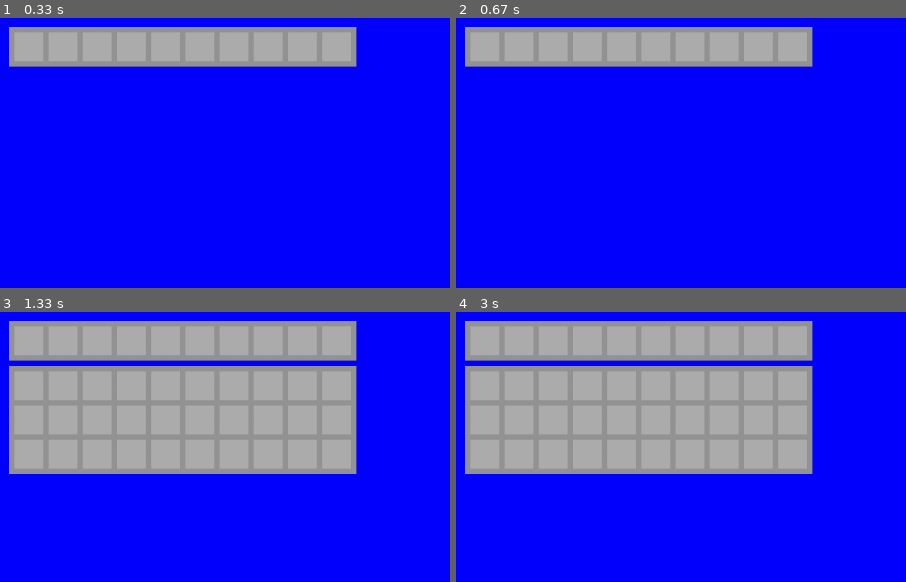
Above: before the commit, frames 1-4 (two rows, left to right).
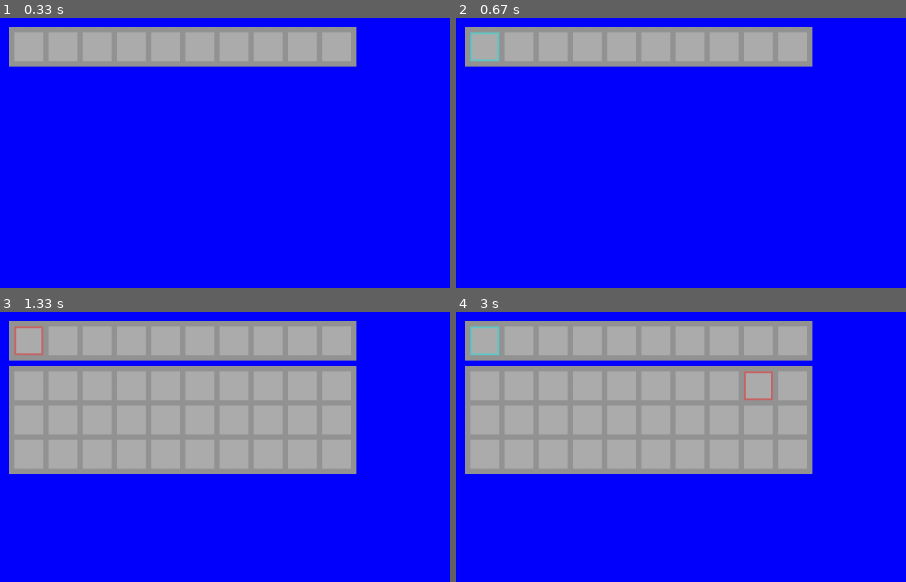
Above: after the commit, the same moments.

Repository: diduk001/terraria-clone-pygame
Game: pygame game, started from Main.py
The game is run twice, just before and just after one commit, with the same random seed, the same clock (stepped at 60 frames per second) and the same inputs.
Inputs (mouse positions are % of the whole screen's width and height, from its top left):
- Up to frame 1 (0.33 s): no input
- Up to frame 2 (0.67 s): click (3, 5) at 0.38 s
- Up to frame 3 (1.33 s): hold Tab 0.67-1.13 s; hold D 0.67-1.13 s; click (3, 5) at 1.22 s
- Up to frame 4 (3 s): click (7, 5) at 1.55 s; tap Space at 1.83 s; hold D 2.17-2.63 s; click (34, 14) at 2.72 s
The pictures show only the part of the screen within x 0-50%, y 0-50%; the shares and areas given below are measured in that part.

Frame 1 is identical in both runs. In frame 2, 0.2% of the frame differs, in the area x 3-10%, y 5-16%; in frame 3, 0.2%; in frame 4, 0.4%, in the area x 3-71%, y 5-33%.

Commit message:
Inventory update (click reaction)

Diff:
--- a/Inventory.py
+++ b/Inventory.py
@@ -4,30 +4,49 @@
 class Inventory:
     def __init__(self, qapheight, bpheight, width, x, y):
 
-        # Высота и ширина панели быстрого доступа (qap - quick access panel) и рюкзака (bp - backpack) в ячейках
+        # Координаты левого верхнего угла инвенторя
+
+        self.x = x
+        self.y = y
+
+        # Высто панели быстрого доступа (qap - quick access panel) и рюкзака (bp - backpack) в ячейках
+        # Ширина инвентаря в ячейках
+        # Список координат каждой из ячеек
 
         self.qapheight = qapheight
         self.bpheight = bpheight
         self.width = width
+        self.coordinates = [[(200, 200) for i in range(width)] for i in range(qapheight + bpheight)]
 
         # Размер ячеек и рамок между ними в пикселях
 
         self.cell_size = 32
         self.frame_size = 6
 
-        # Координаты левого верхнего угла инвенторя
+        # Вычисление координат каждой ячейки (сначала пбд, потом рюкзака)
 
-        self.x = x
-        self.y = y
+        for i in range(self.qapheight):
+            for j in range(self.width):
+                self.coordinates[i][j] = (self.x + j * (self.cell_size + self.frame_size) + self.frame_size,
+                                          self.y + i * (self.cell_size + self.frame_size) + self.frame_size)
+
+        for i in range(self.qapheight, self.bpheight + self.qapheight):
+            for j in range(self.width):
+                self.coordinates[i][j] = (self.x + j * (self. cell_size + self.frame_size) + self.frame_size,
+                                          self.y + i * (self.cell_size + self.frame_size) + 3 * self.frame_size)
 
         # Открыт ли инвентарь
+        # Содержимое инвенторя по ячейкам
 
         self.is_open = bool()
+        self.content = [[(-1, 0) for i in range(width)] for i in range(qapheight + bpheight)]
 
-        self.qapcontent = [[(-1, 0) for i in range(width)] for i in range(qapheight)]
-        self.bpcontent = [[(-1, 0) for i in range(width)] for i in range(bpheight)]
+        # Список ячеек, содержимое которых надо поменять местами
+        # Выбранная ячейка (только для пбд, тоже самое, что и итем в руке)
 
         self.to_swap = []
+        self.chosen_cell = ()
+
 
     def show(self, screen):
 
@@ -39,11 +58,10 @@
         pygame.draw.rect(screen, (149, 149, 149), (self.x, self.y, qap_x_size, qap_y_size), 0)
 
         # Отрисовка ячеек
-        for h in range(self.qapheight):
-            for w in range(self.width):
-                cell_x = self.x + self.frame_size * (w + 1) + self.cell_size * w
-                cell_y = self.y + self.frame_size * (h + 1) + self.cell_size * h
-                pygame.draw.rect(screen, (174, 174, 174), (cell_x, cell_y, self.cell_size, self.cell_size), 0)
+        for i in range(self.qapheight):
+            for j in range(self.width):
+                x, y = self.coordinates[i][j]
+                pygame.draw.rect(screen, (174, 174, 174), (x, y, self.cell_size, self.cell_size), 0)
 
         # Отрисовка рюкзака
 
@@ -57,16 +75,49 @@
             pygame.draw.rect(screen, (149, 149, 149), (bp_x, bp_y, bp_x_size, bp_y_size), 0)
 
             # Отрисовка ячеек
-            for h in range(self.bpheight):
-                for w in range(self.width):
-                    cell_x = bp_x + self.frame_size * (w + 1) + self.cell_size * w
-                    cell_y = bp_y + self.frame_size * (h + 1) + self.cell_size * h
-                    pygame.draw.rect(screen, (174, 174, 174), (cell_x, cell_y, self.cell_size, self.cell_size), 0)
+            for i in range(self.qapheight, self.bpheight + self.qapheight):
+                for j in range(self.width):
+                    x, y = self.coordinates[i][j]
+                    pygame.draw.rect(screen, (174, 174, 174), (x, y, self.cell_size, self.cell_size), 0)
 
+        # Отрисовка обводки вещи в руке
+        if self.chosen_cell != ():
+            i, j = self.chosen_cell
+            x, y = self.coordinates[i][j]
+            pygame.draw.rect(screen, (100, 200, 200), (x, y, self.cell_size, self.cell_size), 2)
 
+        # Отрисовка обводки выбранных клеток
 
-    def clicked(self):
-        cell = self.get_cell()
+        for i, j in self.to_swap:
+            x, y = self.coordinates[i][j]
+            pygame.draw.rect(screen, (200, 100, 100), (x, y, self.cell_size, self.cell_size), 2)
+
+    def swap(self):
+        x1, y1 = self.to_swap[0]
+        x2, y2 = self.to_swap[1]
+        self.content[x1][y1], self.content[x2][y2] = self.content[x2][y2], self.content[x1][y1]
+        self.to_swap = []
+        print("swaped")
+
+    def get_cell(self, mouse_pos):
+        x, y = mouse_pos
+        if self.is_open:
+            for i in range(self.qapheight + self.bpheight):
+                for j in range(self.width):
+                    cell_x, cell_y = self.coordinates[i][j]
+                    if cell_x <= x <= cell_x + self.cell_size and cell_y <= y <= cell_y + self.cell_size:
+                        return i, j
+        else:
+            for i in range(self.qapheight):
+                for j in range(self.width):
+                    cell_x, cell_y = self.coordinates[i][j]
+                    if cell_x <= x <= cell_x + self.cell_size and cell_y <= y <= cell_y + self.cell_size:
+                        return i, j
+        return None
+
+    def clicked(self, mouse_pos):
+        cell = self.get_cell(mouse_pos)
+        print(cell)
         if cell is None:
             return
         if self.is_open:
@@ -74,4 +125,4 @@
             if len(self.to_swap) == 2:
                 self.swap()
         else:
-            pass
+            self.chosen_cell = cell
--- a/Main.py
+++ b/Main.py
@@ -17,6 +17,7 @@
     world = World.World(screen)
     player = Mobs.Player(world.width // 2 * Blocks.Block.size, (world.height // 2 - 2) * Blocks.Block.size)
     inventory = Inventory.Inventory(1, 3, 10, 10, 10)
+
     # Настройка fps, цикла игры
 
     fps = 120
@@ -34,6 +35,9 @@
                 player.jump()
             if event.type == pygame.KEYDOWN and event.key == 9:
                 inventory.is_open = not inventory.is_open
+                inventory.to_swap = []
+            if event.type == pygame.MOUSEBUTTONDOWN:
+                inventory.clicked(event.pos)
             if event.type == pygame.QUIT:
                 running = False
 
